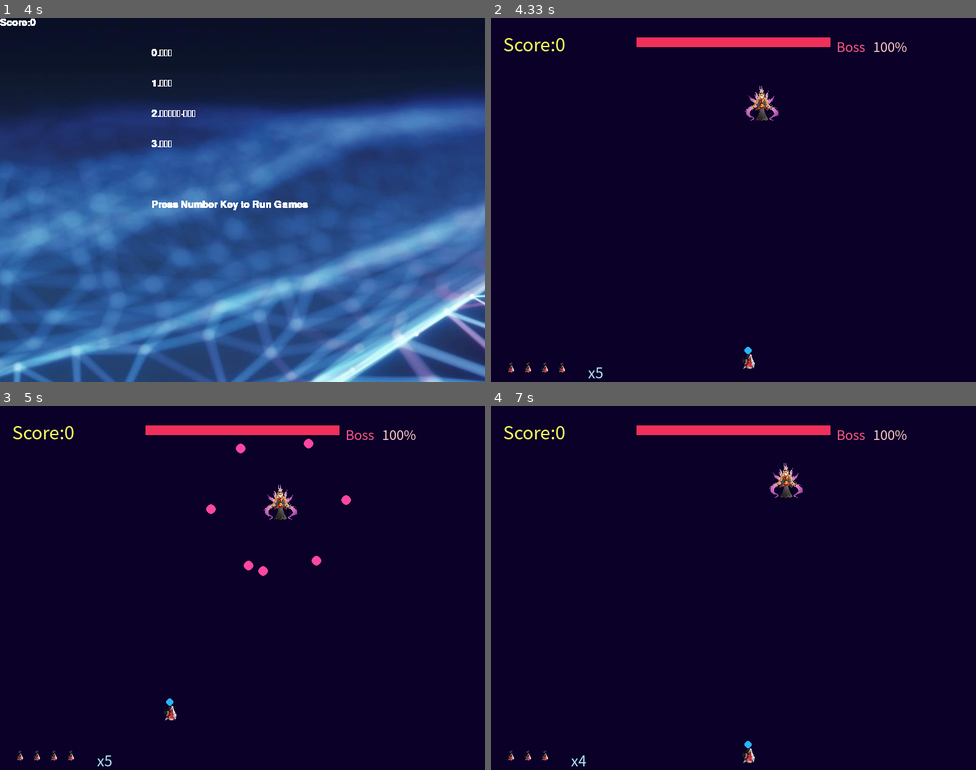
Above: before the commit, frames 1-4 (two rows, left to right).
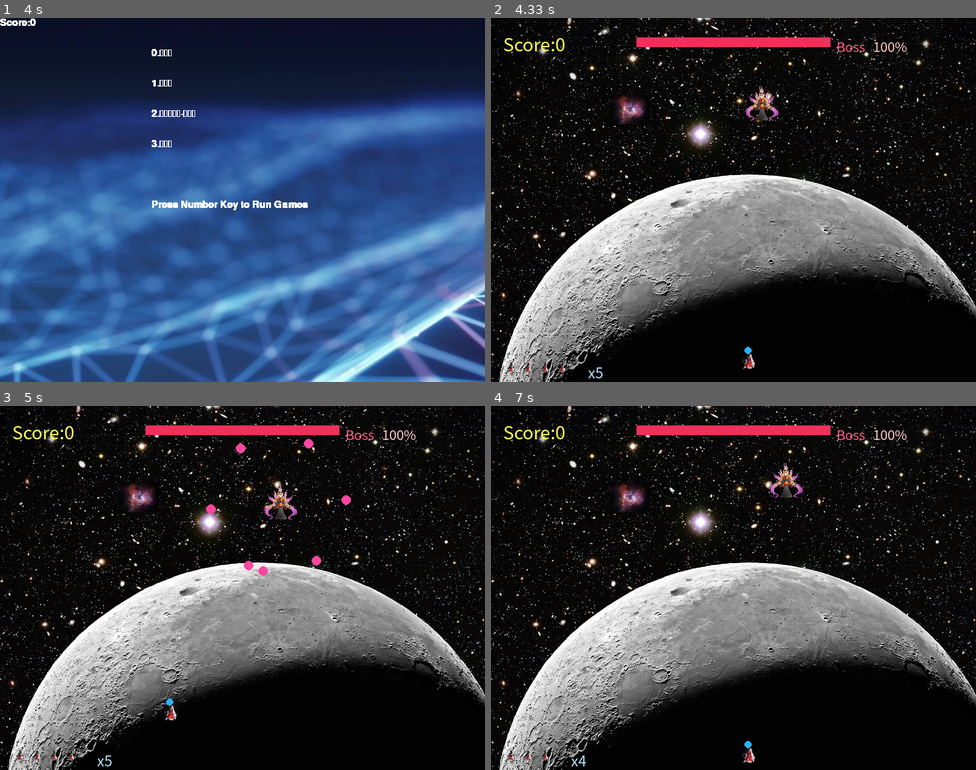
Above: after the commit, the same moments.

Repository: YuanPeixi/PygameHomework1
Game: pygame game, started from launcher.py
The game is run twice, just before and just after one commit, with the same random seed, the same clock (stepped at 60 frames per second) and the same inputs.
Inputs (mouse positions are in pixels of both pictures, inside the frame that each line leads up to):
- Up to frame 1 (4 s): tap 1 at 0.33 s; press the mouse at (421, 327) at 0.7 s; move the mouse to (358, 280) at 0.8 s; release the mouse at (300, 232) at 0.93 s; hold Right 1-1.47 s; move the mouse to (116, 65) at 1.03 s; hold Up 1.55-2.02 s; move the mouse to (67, 189) at 1.58 s; type "a" at 2.6 s; type "nn" at 2.7 s; tap Enter at 2.93 s
- Up to frame 2 (4.33 s): tap 2 at 4.07 s
- Up to frame 3 (5 s): hold Left 4.4-4.8 s; move the mouse to (310, 500) at 4.43 s; hold Up from 4.83 s (still down)
- Up to frame 4 (7 s): release Up at 5.2 s; hold Right 5.23-5.87 s; hold Down 5.9-6.27 s; hold Left 6.3-6.77 s; tap W at 6.8 s

Frame 1 is identical in both runs. In frame 2, 95% of the frame differs, in the area x 0-100%, y 0-100%; in frame 3, 95%; in frame 4, 95%.

Commit message:
Adjust Background of EternalNight

Diff:
--- a/EternalNight/stage_eternal_night.py
+++ b/EternalNight/stage_eternal_night.py
@@ -5,7 +5,7 @@
 
 class TouhouStage(GameFramework):
     def __init__(self, width=800, height=600):
-        super().__init__("东方永夜抄·样例关", width, height)
+        super().__init__("东方永夜抄", width, height)
         self.hero_speed = 6
         self.bullet_speed = 12
         self.enemy_bullet_speed = 4
--- a/EternalNight/stage_eternal_night2.py
+++ b/EternalNight/stage_eternal_night2.py
@@ -34,6 +34,7 @@
         # images (loaded in load_images())
         self.reimu_img = None
         self.junko_img = None
+        self.background= None
 
         self.load_images()
         self.reset()
@@ -66,6 +67,10 @@
         except Exception:
             self.junko_img = pygame.Surface((64,64), pygame.SRCALPHA)
             pygame.draw.rect(self.junko_img, (220,80,80), (0,0,64,64))
+        try:
+            self.background=pygame.image.load("EternalNight\\Muki.jpg")
+        except Exception:
+            pass
 
     def reset(self):
         # 初始化或重置游戏状态（与原 reset 行为等价）
@@ -283,7 +288,11 @@
     def draw(self):
 
         # background
-        self.screen.fill((10, 0, 40))
+        #self.screen.fill((10, 0, 40))
+        if self.background != None:
+            self.screen.blit(self.background,(0,0))
+        else:
+            self.screen.fill((10,0,40))
 
         # boss
         self.screen.blit(self.junko_img, (self.enemy_x, self.enemy_y))
--- /dev/null
+++ b/MainMenu/MainMenu2.py
@@ -0,0 +1,44 @@
+from framwork import *
+
+class MainMenu2(GameFramework):
+    def __init__(self,width=800,height=600):
+        super().__init__("MainMenu",width,height)
+        self.score=0
+        self._fonts[("STFANGSO",24)]=pygame.font.Font("MainMenu\\STFANGSO.ttf",24)
+        self._fonts[("STFANGSO",36)]=pygame.font.Font("MainMenu\\STFANGSO.ttf",36)
+        self.font_name="STFANGSO"
+        self.games=[]
+
+    def set_game_list(self,games):
+        self.games=games
+
+    def on_key_down(self, key):
+        if key==pygame.K_ESCAPE:
+            self.end()
+        return super().on_key_down(key)
+
+    def run(self):
+        super().run()
+        background = pygame.image.load("MainMenu\\background.jpg")
+        self.screen.blit(background,(0,0))
+
+    def add_score(self,score):
+        self.score+=score
+
+    def get_score(self):
+        return self.score
+
+    def on_mouse_move(self, point):
+        return super().on_mouse_move(point)
+
+    def on_mouse_down(self, point, button):
+        return super().on_mouse_down(point, button)
+
+    def update(self):
+        #In Update draw out game list and score
+        #计算游戏Cover的位置并
+        pass
+
+    def draw(self):
+
+        return super().draw()
--- a/rank.xml
+++ b/rank.xml
@@ -1,2 +1,2 @@
 <?xml version='1.0' encoding='utf-8'?>
-<scores><score><name>?</name><date>2025-11-26 18:38</date><point>15504</point></score><score><name>?</name><date>2025-11-26 18:36</date><point>0</point></score></scores>
+<scores><score><name>?</name><date>2025-11-26 18:38</date><point>15504</point></score><score><name>?</name><date>2025-11-26 19:35</date><point>14548</point></score><score><name>?</name><date>2025-11-26 19:43</date><point>14526</point></score><score><name>?</name><date>2025-11-26 19:41</date><point>150</point></score><score><name>?</name><date>2025-11-26 19:39</date><point>80</point></score><score><name>?</name><date>2025-11-26 18:36</date><point>0</point></score><score><name>?</name><date>2025-11-26 19:33</date><point>0</point></score></scores>
Binary file added: EternalNight/Muki.jpg
Binary file added: EternalNight/Muki.png
